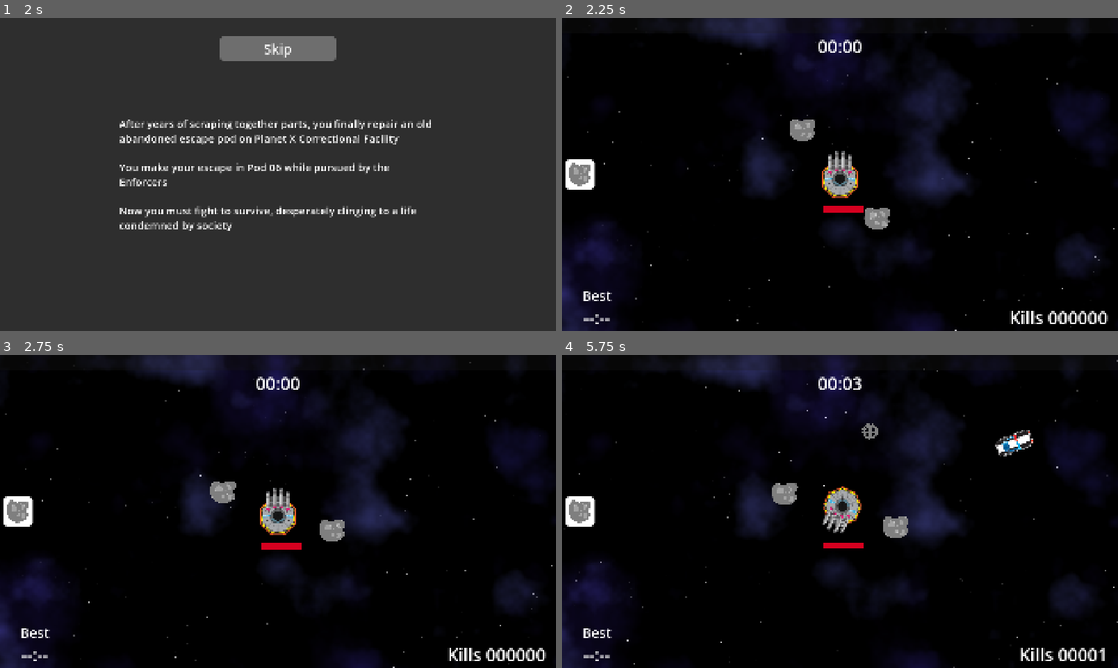
Above: before the commit, frames 1-4 (two rows, left to right).
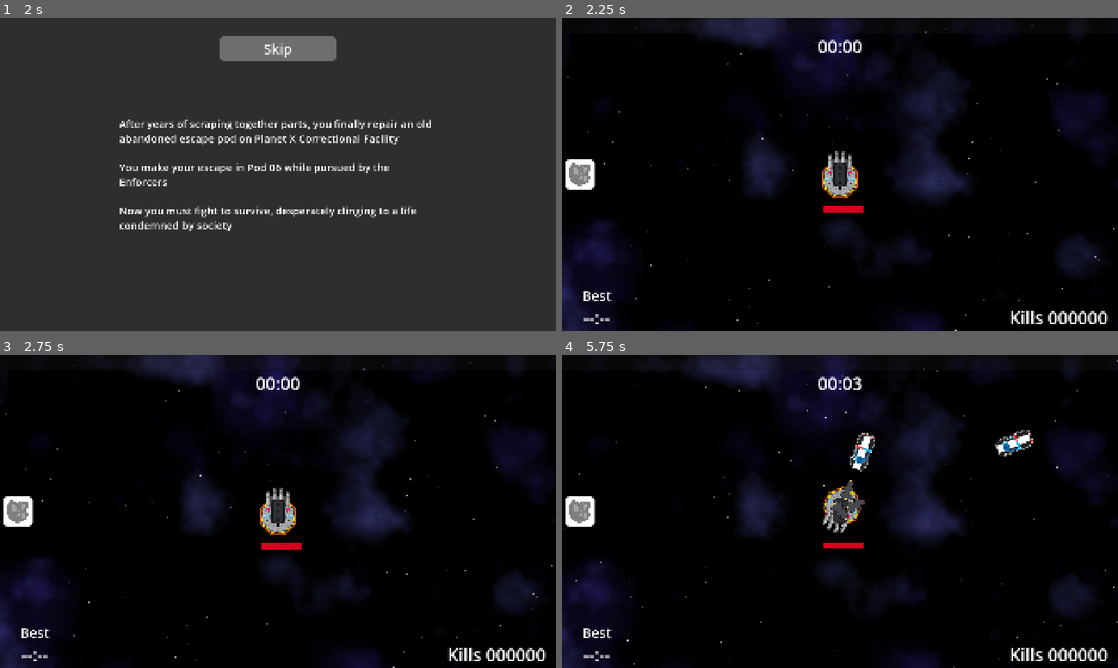
Above: after the commit, the same moments.

Repository: two-sticks-and-a-rock/space-arcade
Game: Godot game, scene res://scenes/main_menu.tscn
The game is run twice, just before and just after one commit, with the same random seed, the same clock (stepped at 60 frames per second) and the same inputs.
Inputs (mouse positions are in pixels of both pictures, inside the frame that each line leads up to):
- Up to frame 1 (2 s): click "Start" at 0.5 s; click "Skip" at 1.25 s
- Up to frame 2 (2.25 s): click "Skip" at 2 s
- Up to frame 3 (2.75 s): no input
- Up to frame 4 (5.75 s): move the mouse to (962, 495) at 2.77 s; press the mouse at (962, 495) at 2.78 s; move the mouse to (728, 527) at 3.52 s; release the mouse at (728, 527) at 3.53 s; click (728, 527) at 3.6 s; move the mouse to (895, 442) at 4.27 s; press the mouse at (895, 442) at 4.28 s; move the mouse to (812, 574) at 5.02 s; release the mouse at (812, 574) at 5.03 s; click (812, 574) at 5.1 s

Frame 1 is identical in both runs. In frame 2, 0.7% of the frame differs, in the area x 41-59%, y 32-68%; in frame 3, 0.7%; in frame 4, 1.7%, in the area x 37-99%, y 21-98%.

Commit message:
fixed things
things fixed

Diff:
--- /dev/null
+++ b/missile.gd
@@ -0,0 +1 @@
+=
--- /dev/null
+++ b/missile_silo.gd
@@ -0,0 +1,11 @@
+extends Area2D
+
+
+# Called when the node enters the scene tree for the first time.
+func _ready() -> void:
+	pass # Replace with function body.
+
+
+# Called every frame. 'delta' is the elapsed time since the previous frame.
+func _process(delta: float) -> void:
+	pass
--- a/project.godot
+++ b/project.godot
@@ -32,6 +32,10 @@
 window/size/viewport_height=1080
 window/stretch/mode="canvas_items"
 window/stretch/aspect="expand"
+
+[dotnet]
+
+project/assembly_name="Space Arcade"
 
 [global_group]
 
--- a/scenes/enemies/enemy.gd
+++ b/scenes/enemies/enemy.gd
@@ -10,6 +10,7 @@
 
 @onready var freeze_timer : Timer = Timer.new()
 var is_frozen: bool = false
+var is_marked: bool = false
 
 func take_damage(dmg: int):
 	curr_hp -= dmg
--- a/scenes/player/player.gd
+++ b/scenes/player/player.gd
@@ -2,6 +2,7 @@
 
 @export var orbiter_ring_scene : PackedScene
 @export var frost_nova_scene : PackedScene
+@export var missile_silo_scene : PackedScene
 
 @onready var hp_bar : ProgressBar = $hp
 @onready var xp_bar : ProgressBar = $Hud/XpBar
@@ -18,11 +19,13 @@
 	hp_bar.max_value = max_hp
 	hp_bar.value = max_hp
 
-	var orbiter_ring = orbiter_ring_scene.instantiate() as Node2D
-	add_child(orbiter_ring)
+	#var orbiter_ring = orbiter_ring_scene.instantiate() as Node2D
+	#add_child(orbiter_ring)
 	# var frost_nova = frost_nova_scene.instantiate() as Node2D
 	# add_child(frost_nova)
 	(magnet_collider.shape as CircleShape2D).radius = magnet_radius
+	var missile_silo = missile_silo_scene.instantiate() as Node2D
+	add_child(missile_silo)
 
 func take_damage(dmg: int):
 	curr_hp -= dmg
--- a/scenes/player/player.tscn
+++ b/scenes/player/player.tscn
@@ -6,6 +6,7 @@
 [ext_resource type="PackedScene" uid="uid://dqg2sovwx03w3" path="res://scenes/player/player_cam.tscn" id="3_lvxji"]
 [ext_resource type="PackedScene" uid="uid://dyeikbrn1kse8" path="res://scenes/player/player_weapons/frost_nova/frost_nova.tscn" id="3_qek5x"]
 [ext_resource type="Texture2D" uid="uid://d1ket6flnqnch" path="res://art/sprites/player/player_ship_v02_128x162.svg" id="4_0owmy"]
+[ext_resource type="PackedScene" uid="uid://ixp2d2233w0e" path="res://scenes/player/player_weapons/Missile_Silo/missile_silo.tscn" id="4_je7p5"]
 [ext_resource type="PackedScene" uid="uid://dto3jjxkpeho1" path="res://scenes/xp/xp_bar.tscn" id="6_75vfm"]
 [ext_resource type="Script" uid="uid://6f5n0ek5ibig" path="res://scenes/player/hud.gd" id="7_h17s1"]
 [ext_resource type="Theme" uid="uid://drsxtvymgay2s" path="res://scenes/ui/themes/default/default.tres" id="8_qek5x"]
@@ -36,6 +37,7 @@
 script = ExtResource("1_g2els")
 orbiter_ring_scene = ExtResource("2_p47bc")
 frost_nova_scene = ExtResource("3_qek5x")
+missile_silo_scene = ExtResource("4_je7p5")
 metadata/_edit_group_ = true
 
 [node name="Sprite2D" type="Sprite2D" parent="." unique_id=1031992017]
--- /dev/null
+++ b/scenes/player/player_weapons/Missile_Silo/missile.gd
@@ -0,0 +1,30 @@
+extends PlayerBullet
+
+var speed = Vector2(200, 0.0)
+var target : CharacterBody2D = null
+
+@onready var detector : RayCast2D = $RayCast2D
+
+func _physics_process(delta: float) -> void:
+
+	if (detector.is_colliding() && target == null):
+		var colliding_with = detector.get_collider()
+		if (colliding_with != null):
+			if ! (colliding_with.is_marked):
+				colliding_with.is_marked = true
+				target = colliding_with
+				print(target)
+
+
+	if (target == null):
+		rotate(.05)
+	else:
+		global_position = lerp(global_position, target.global_position, .01)
+		global_position -= Mover.get_movement()*delta
+
+
+
+func _on_missile_entered(body: Node2D) -> void:
+	if (body.is_in_group("enemy")):
+		body.take_damage(weapon.dmg)
+		queue_free()
--- /dev/null
+++ b/scenes/player/player_weapons/Missile_Silo/missile.tscn
@@ -0,0 +1,37 @@
+[gd_scene format=3 uid="uid://4gto1ijk7tqs"]
+
+[ext_resource type="Script" uid="uid://io8xbp007rc5" path="res://scenes/player/player_weapons/Missile_Silo/missile.gd" id="1_gwmsv"]
+[ext_resource type="Texture2D" uid="uid://bv58qab3kqq4c" path="res://art/sprites/bullets/Missile_Silo/Missile.png" id="2_sm706"]
+
+[sub_resource type="SpriteFrames" id="SpriteFrames_il172"]
+animations = [{
+"frames": [{
+"duration": 1.0,
+"texture": ExtResource("2_sm706")
+}],
+"loop": 1,
+"name": &"default",
+"speed": 0.5
+}]
+
+[sub_resource type="CapsuleShape2D" id="CapsuleShape2D_vwuxn"]
+radius = 11.0
+height = 34.0
+
+[node name="Missile" type="Area2D" unique_id=1653953811]
+collision_layer = 4
+collision_mask = 2
+script = ExtResource("1_gwmsv")
+
+[node name="AnimatedSprite2D" type="AnimatedSprite2D" parent="." unique_id=428360814]
+scale = Vector2(0.5, 0.5)
+sprite_frames = SubResource("SpriteFrames_il172")
+
+[node name="CollisionShape2D" type="CollisionShape2D" parent="." unique_id=1749721856]
+shape = SubResource("CapsuleShape2D_vwuxn")
+
+[node name="RayCast2D" type="RayCast2D" parent="." unique_id=223957172]
+target_position = Vector2(3, -1776)
+collision_mask = 2
+
+[connection signal="body_entered" from="." to="." method="_on_missile_entered"]
--- /dev/null
+++ b/scenes/player/player_weapons/Missile_Silo/missile_silo.gd
@@ -0,0 +1,22 @@
+extends PlayerWeapon
+
+# Called when the node enters the scene tree for the first time.
+func _ready() -> void:
+	super()
+	up_timer.start()
+
+func _on_down_timer_timeout():
+	for i in (num_bullets):
+		var childangle = bullet_scene.instantiate()
+		childangle.rotate(randf_range(-PI / 4, PI / 4))
+		add_child(childangle)
+	up_timer.start()
+	down_timer.stop()
+
+func _process(delta: float) -> void:
+	pass
+
+
+func _on_up_timer_timeout() -> void:
+	up_timer.stop()
+	down_timer.start()
--- /dev/null
+++ b/scenes/player/player_weapons/Missile_Silo/missile_silo.tscn
@@ -0,0 +1,59 @@
+[gd_scene format=3 uid="uid://ixp2d2233w0e"]
+
+[ext_resource type="Script" uid="uid://boa81m0e18a1n" path="res://scenes/player/player_weapons/Missile_Silo/missile_silo.gd" id="1_e740r"]
+[ext_resource type="Texture2D" uid="uid://cdo1hmi1povfe" path="res://art/sprites/bullets/Missile_Silo/MissileSiloDone-Sheet-Sheet.png" id="2_minx4"]
+[ext_resource type="PackedScene" uid="uid://4gto1ijk7tqs" path="res://scenes/player/player_weapons/Missile_Silo/missile.tscn" id="2_wy3lk"]
+
+[sub_resource type="AtlasTexture" id="AtlasTexture_tjbvn"]
+atlas = ExtResource("2_minx4")
+region = Rect2(576, 0, 192, 108)
+
+[sub_resource type="AtlasTexture" id="AtlasTexture_q1blx"]
+atlas = ExtResource("2_minx4")
+region = Rect2(384, 0, 192, 108)
+
+[sub_resource type="AtlasTexture" id="AtlasTexture_ceof2"]
+atlas = ExtResource("2_minx4")
+region = Rect2(192, 0, 192, 108)
+
+[sub_resource type="AtlasTexture" id="AtlasTexture_6a76n"]
+atlas = ExtResource("2_minx4")
+region = Rect2(0, 0, 192, 108)
+
+[sub_resource type="SpriteFrames" id="SpriteFrames_wy3lk"]
+animations = [{
+"frames": [{
+"duration": 1.0,
+"texture": SubResource("AtlasTexture_tjbvn")
+}, {
+"duration": 1.0,
+"texture": SubResource("AtlasTexture_q1blx")
+}, {
+"duration": 1.0,
+"texture": SubResource("AtlasTexture_ceof2")
+}, {
+"duration": 1.0,
+"texture": SubResource("AtlasTexture_6a76n")
+}],
+"loop": 1,
+"name": &"default",
+"speed": 0.3
+}]
+
+[node name="Missile_Silo" type="Node2D" unique_id=356839213]
+script = ExtResource("1_e740r")
+bullet_scene = ExtResource("2_wy3lk")
+dmg = 100
+num_bullets = 3
+
+[node name="AnimatedSprite2D" type="AnimatedSprite2D" parent="." unique_id=825337014]
+sprite_frames = SubResource("SpriteFrames_wy3lk")
+
+[node name="UpTimer" type="Timer" parent="." unique_id=781783780]
+wait_time = 0.1
+
+[node name="DownTimer" type="Timer" parent="." unique_id=1088500671]
+wait_time = 2.9
+
+[connection signal="timeout" from="UpTimer" to="." method="_on_up_timer_timeout"]
+[connection signal="timeout" from="DownTimer" to="." method="_on_down_timer_timeout"]
--- a/scenes/player/player_weapons/weapon_upgrades/always_on_upgrade.gd
+++ b/scenes/player/player_weapons/weapon_upgrades/always_on_upgrade.gd
@@ -2,7 +2,7 @@
 extends WeaponUpgrade
 
 func _apply_upgrade(weapon: PlayerWeapon):
-    weapon._remove_timers()
+	weapon._remove_timers()
 
 func _remove_upgrade(weapon: PlayerWeapon):
-    weapon._add_timers()
+	weapon._add_timers()
--- a/scenes/player/player_weapons/weapon_upgrades/bullet_size_upgrade.gd
+++ b/scenes/player/player_weapons/weapon_upgrades/bullet_size_upgrade.gd
@@ -4,7 +4,7 @@
 @export var bullet_size_increase: float = 1.0
 
 func _apply_upgrade(weapon: PlayerWeapon):
-    weapon.bullet_size *= bullet_size_increase
+	weapon.bullet_size *= bullet_size_increase
 
 func _remove_upgrade(weapon: PlayerWeapon):
-    weapon.bullet_size /= bullet_size_increase
+	weapon.bullet_size /= bullet_size_increase
Binary file added: art/sprites/bullets/Missile_Silo/Missile.png
Not shown, added: art/sprites/bullets/Missile_Silo/Missile.png.import
Binary file added: art/sprites/bullets/Missile_Silo/MissileSiloDone-Sheet-Sheet.png
Not shown, added: art/sprites/bullets/Missile_Silo/MissileSiloDone-Sheet-Sheet.png.import
Not shown, added: missile.gd.uid
Not shown, added: missile_silo.gd.uid
Not shown, added: scenes/player/player_weapons/Missile_Silo/missile.gd.uid
Not shown, added: scenes/player/player_weapons/Missile_Silo/missile_silo.gd.uid
